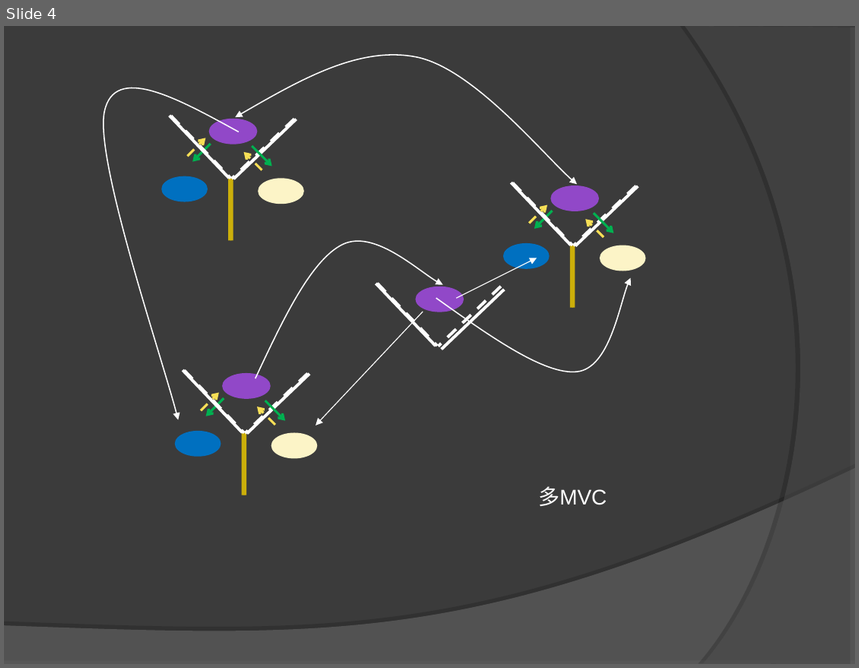
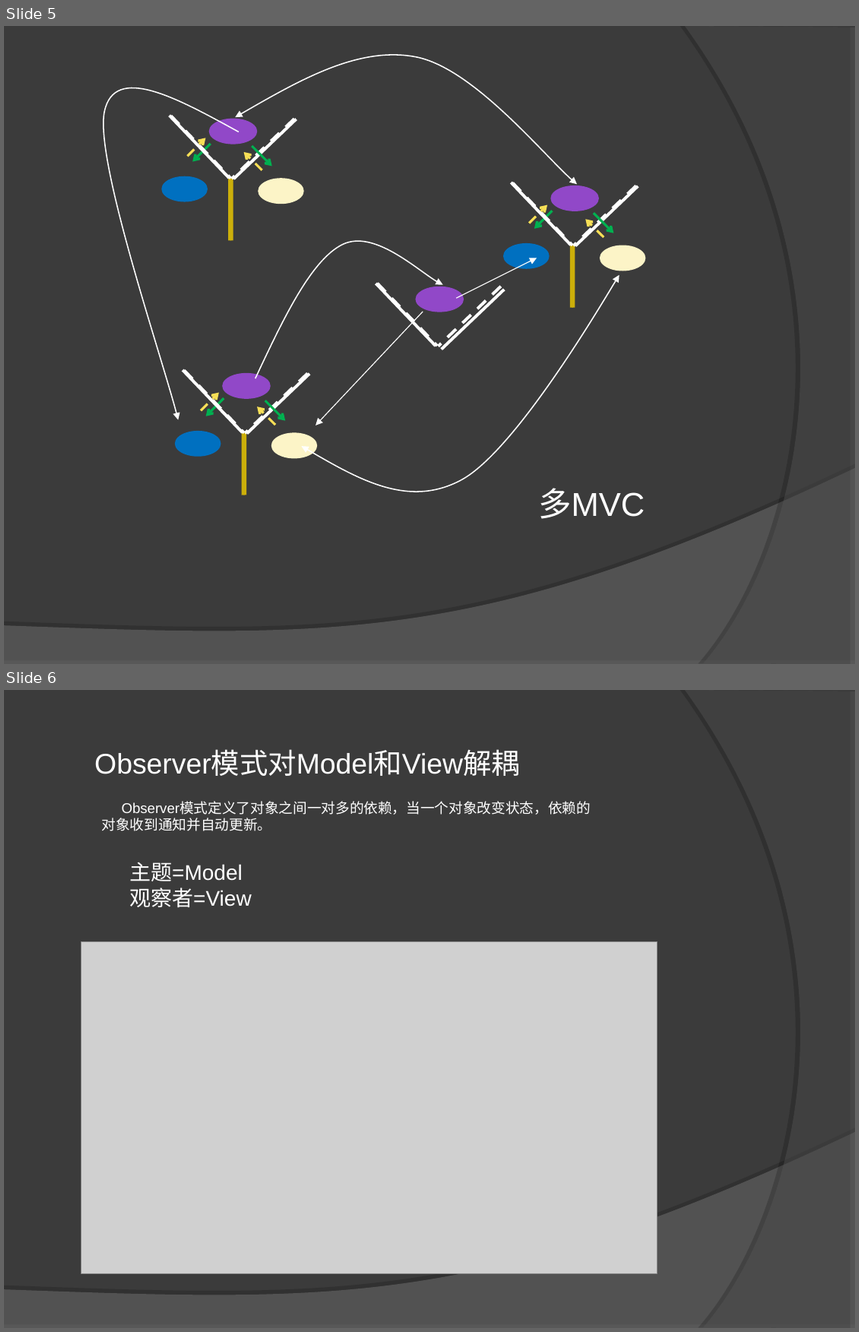
Before and after one commit to leezeng/MVC, a slide deck: doc/MVC.ppt. Shown one above the other, each under a label of ours: slide 4 before the commit, slides 5 and 6 after it. The pictures are 859x668 and 859x1332 pixels, drawn with LibreOffice and Linux fonts; fonts in the diff are those of the drawing; grey boxes stand for pictures. Boxes give left, top, right and bottom in pixels: in the first picture for what was removed or moved away, otherwise in the second. Text is boxed around its words. In the diff, an @@ line names an element or a change of style, - is before the commit and + after.

```diff
--- a/doc/MVC.ppt
+++ b/doc/MVC.ppt
@@ slide 6 added at (x1=4, y1=690, x2=855, y2=1328), background #3B3B3B; not listed: 2 template elements that a slide beside it also shows @@
@@ text added at (x1=94, y1=752, x2=519, y2=776), 24 pt, text #FFFFFF @@
+Observer模式对Model和View解耦
@@ text added at (x1=102, y1=802, x2=591, y2=831), 12 pt, text #FFFFFF @@
+Observer模式定义了对象之间一对多的依赖，当一个对象改变状态，依赖的
+对象收到通知并自动更新。
@@ text added at (x1=129, y1=863, x2=251, y2=908), 18 pt, text #FFFFFF @@
+主题=Model
+观察者=View
@@ picture added at (x1=81, y1=942, x2=657, y2=1274) @@
@@ what was slide 4 is now slide 5 @@
@@ slide 5 changed as well @@
@@ freeform shape resized from (x1=436, y1=278, x2=631, y2=375) to (x1=301, y1=275, x2=619, y2=492) @@
@@ text "多MVC" at (x1=538, y1=488, x2=645, y2=519): size 18 to 28 pt; more space between paragraphs @@
```
Also in this commit, not shown: 1 other slide changed, 8 other slides added, 3 slides removed, 35 other files.
